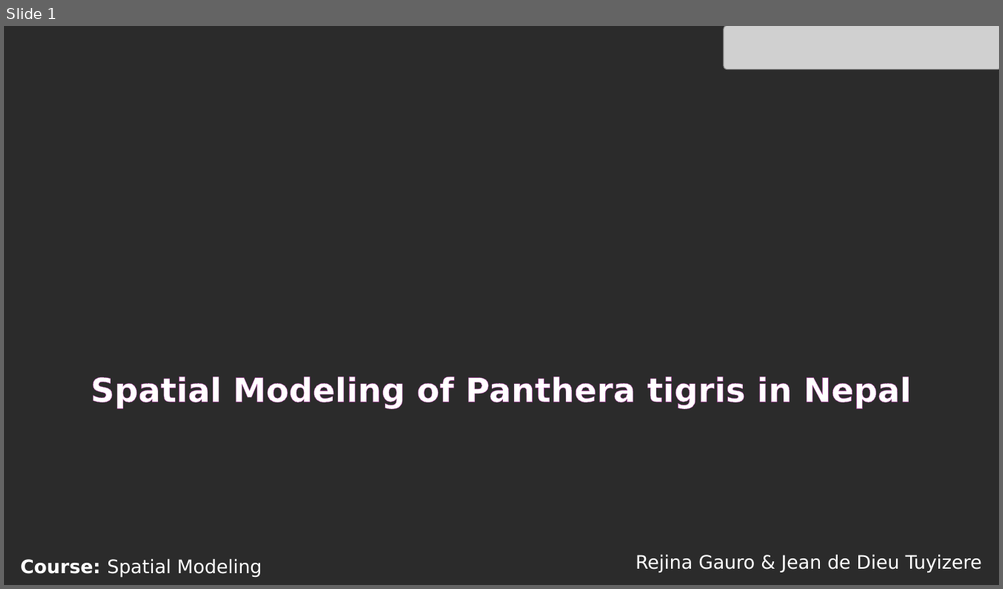
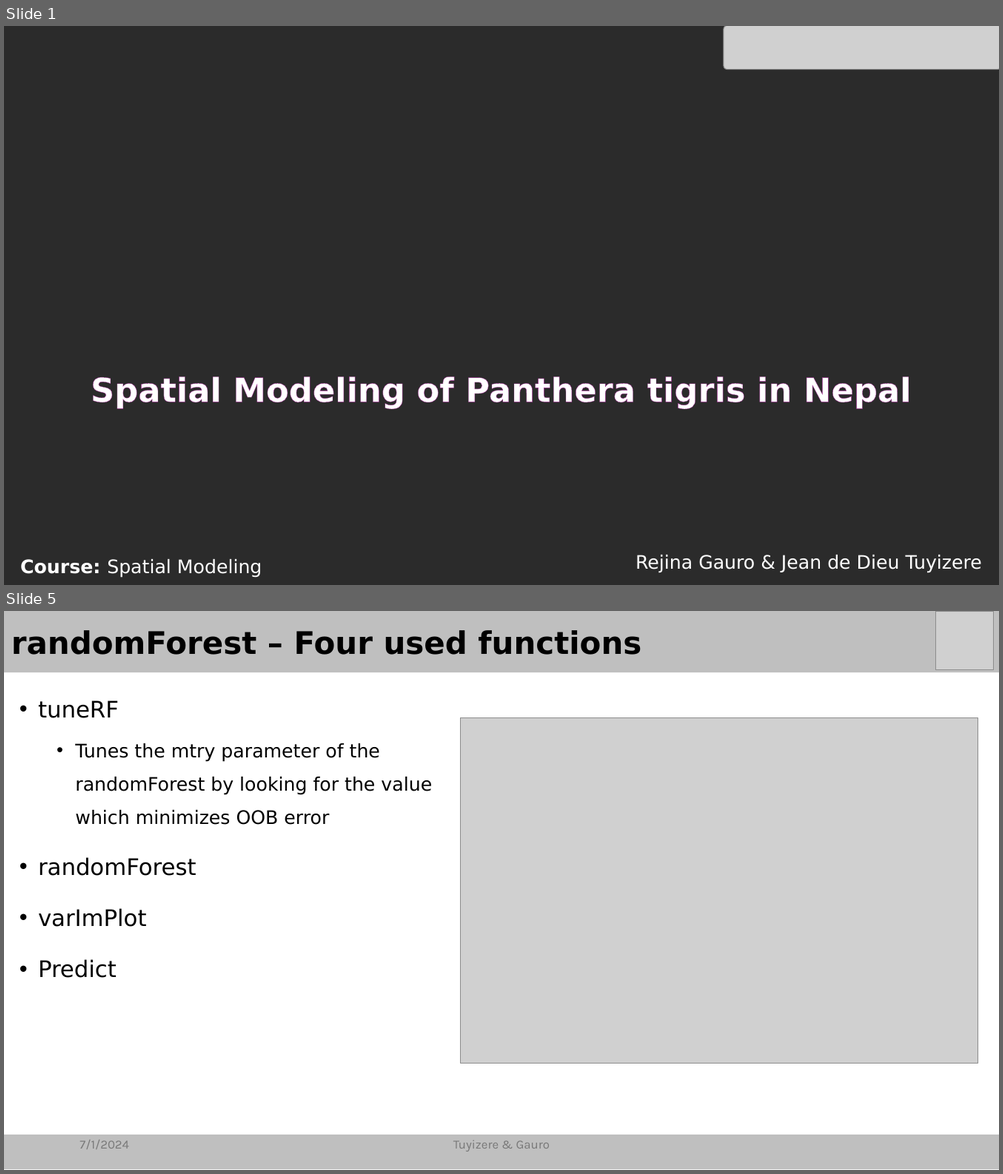
Before and after one commit to ReznaGauro/SDM_Panthera_tigris, a slide deck: Presentation/Panthera_tigris_modeling_in Nepal.pptm. Shown one above the other, each under a label of ours: slide 1 before the commit, slides 1 and 5 after it; the slides between them are not shown. The pictures are 1003x589 and 1003x1174 pixels, drawn with LibreOffice and Linux fonts; fonts in the diff are those of the drawing; grey boxes stand for pictures; background and template pictures are left out; a plain dark background stands for a picture behind light text. Boxes give left, top, right and bottom in pixels: in the first picture for what was removed or moved away, otherwise in the second. Text is boxed around its words. In the diff, an @@ line names an element or a change of style, - is before the commit and + after.

```diff
--- a/Presentation/Panthera_tigris_modeling_in Nepal.pptm
+++ b/Presentation/Panthera_tigris_modeling_in Nepal.pptm
@@ slide 5 added at (4,611,999,1170), background #FFFFFF @@
@@ rectangle added at (4,611,999,672), fill #BFBFBF, 30 pt, text #000000, bold @@
+randomForest – Four used functions
@@ picture added at (936,611,994,669) @@
@@ text added at (38,701,432,978), 18 pt, text #000000 @@
+• tuneRF
+  • Tunes the mtry parameter of the randomForest by looking for the value which minimizes OOB error
+• randomForest
+• varImPlot
+• Predict
@@ picture added at (460,718,978,1064) @@
@@ rectangle added at (4,1135,999,1170), fill #BFBFBF @@
@@ text added at (79,1140,129,1150), 12 pt, text #797979 @@
+7/1/2024
@@ text added at (453,1141,549,1152), 12 pt, text #797979 @@
+Tuyizere & Gauro
```
Also in this commit, not shown: 5 slides changed, 2 other slides added, 1 slide removed, 1 other file.
